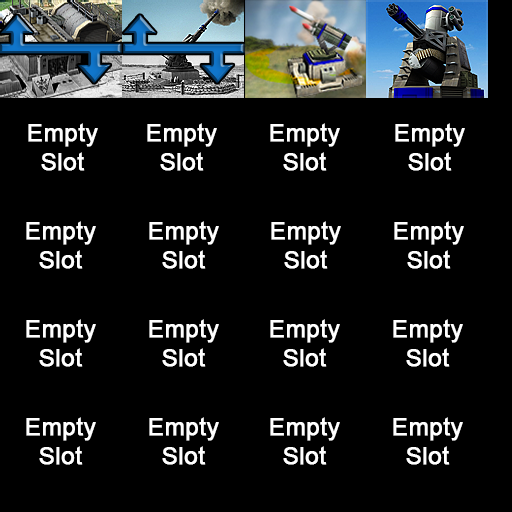
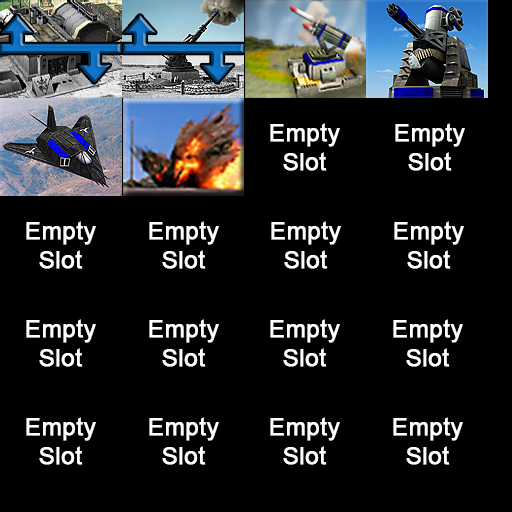
Comparing the layer stacks of the two 512 × 512 images. Changes:
added layer "Безымянный" (1st of 5) above "Безымянный" over [123, 98, 244, 196]
added layer "Безымянный" (2nd of 5) above "Безымянный" over [0, 98, 122, 196]
